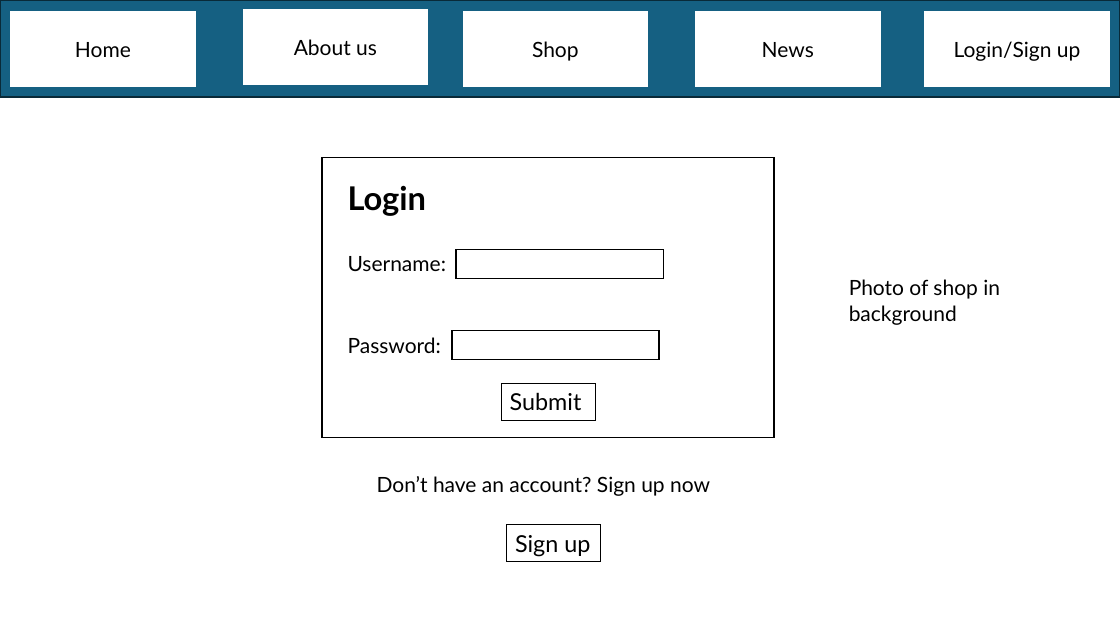
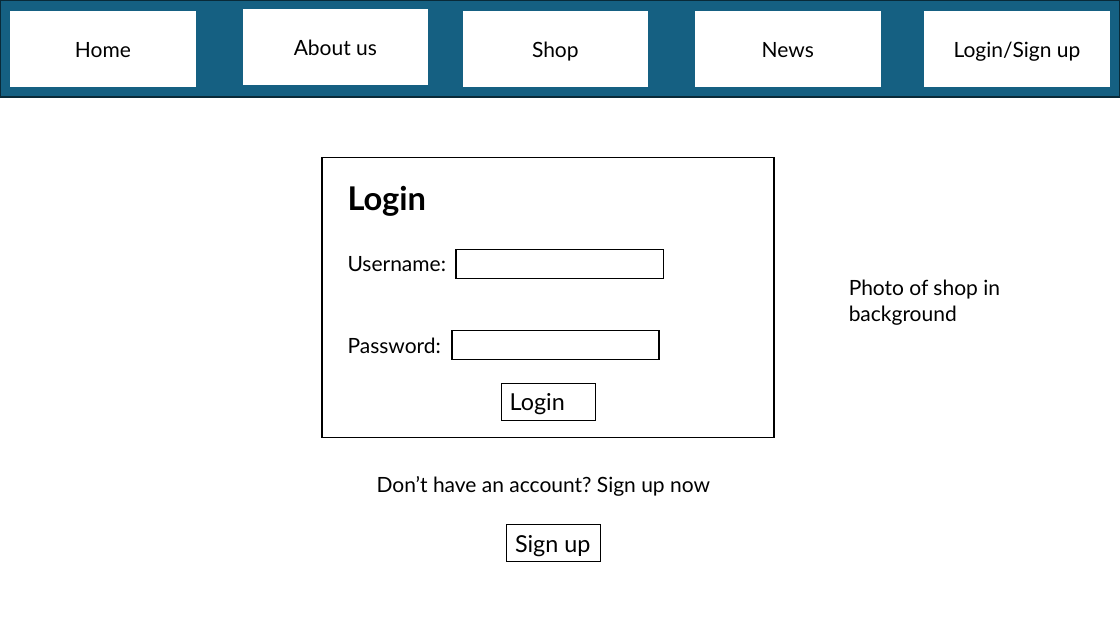
Before and after one commit to programmer647/Coursework, a slide deck: slide 12 of Writeup/Page designs.pptx. Drawn at 1120x630 pixels with LibreOffice and Linux fonts; fonts in the diff are those of the drawing. Boxes give left, top, right and bottom in pixels: in the first picture for what was removed or moved away, otherwise in the second. Text is boxed around its words. In the diff, an @@ line names an element or a change of style, - is before the commit and + after.

Commit message:
login page completed

```diff
--- a/Writeup/Page designs.pptx
+++ b/Writeup/Page designs.pptx
@@ text in rectangle at box(510, 393, 565, 415): text changed @@
-Submit
+Login
```
Also in this commit, not shown: 1 slide added, 3 other files.
